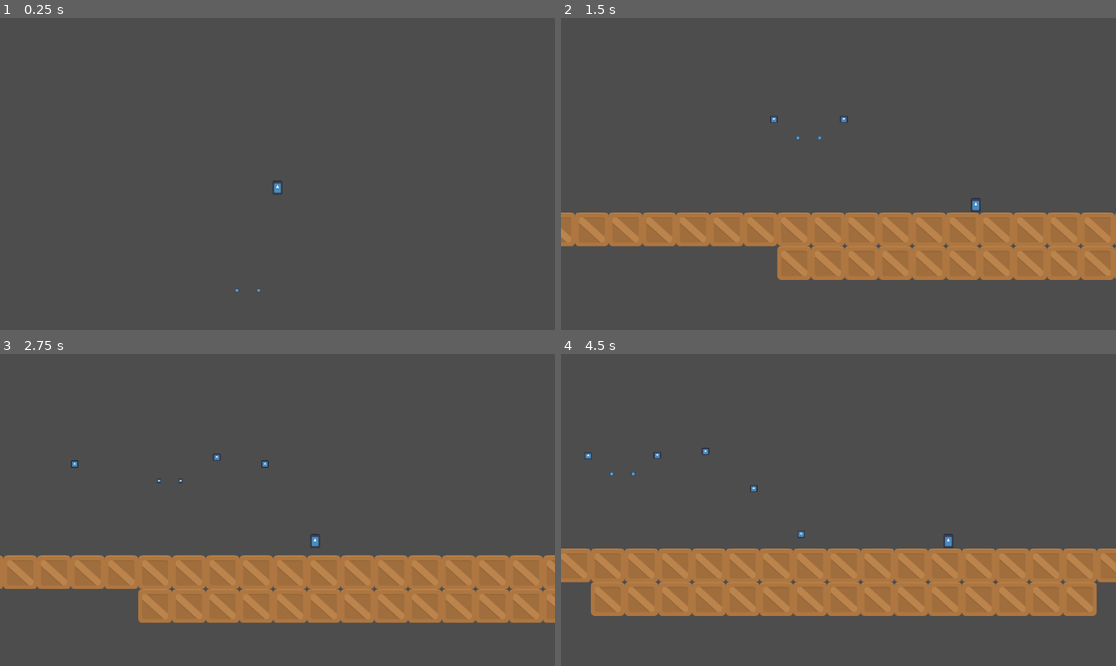
Above: before the commit, frames 1-4 (two rows, left to right).
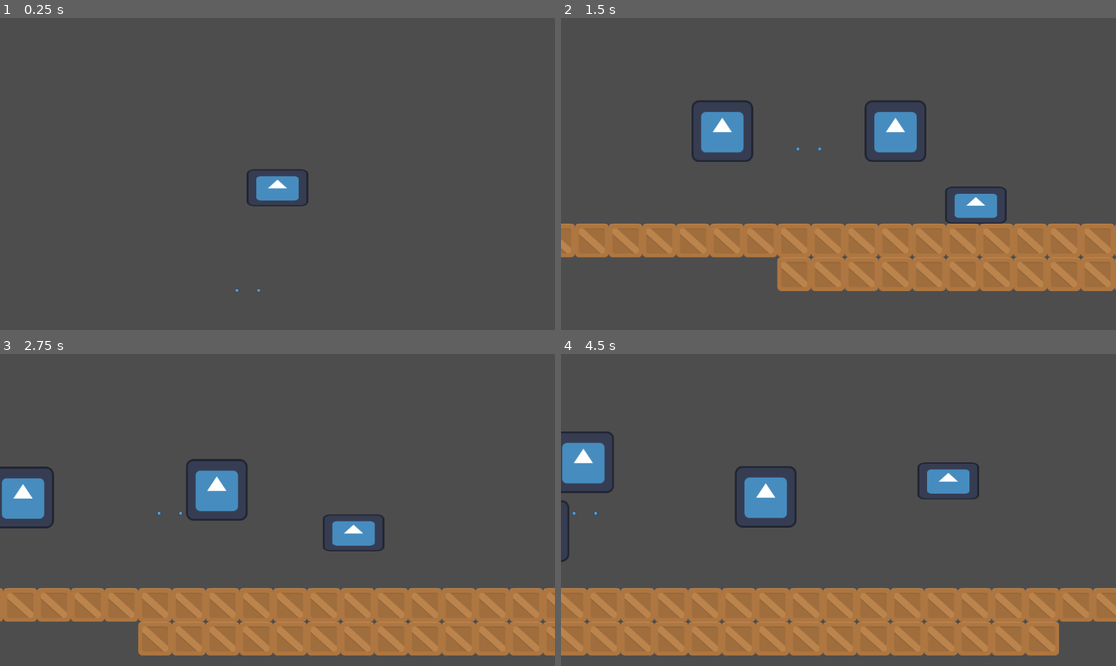
Above: after the commit, the same moments.

Repository: ManuelOteroFernandez/GGJ25
Game: Godot game, scene res://Enviroment/Game.tscn
The game is run twice, just before and just after one commit, with the same random seed, the same clock (stepped at 60 frames per second) and the same inputs. The engine's default icon, where the game draws it, is replaced by a stand-in: a white triangle on a blue panel in a dark square.
Inputs:
- Up to frame 1 (0.25 s): no input
- Up to frame 2 (1.5 s): tap Enter (ui_accept) at 0.5, 0.77 s; hold Right (ui_right) from 0.53 s (still down)
- Up to frame 3 (2.75 s): tap Enter (ui_accept) at 1.52 s; release Right (ui_right) at 2.03 s; hold Left (ui_left) from 2.03 s (still down)
- Up to frame 4 (4.5 s): release Left (ui_left) at 2.78 s; hold Right (ui_right) 2.78-4.28 s; tap Enter (ui_accept) at 3.02, 3.77 s; hold Left (ui_left) from 4.28 s (still down)

The runs differ from the first frame. In frame 1, 0.8% of the frame differs, in the area x 44-56%, y 48-61%; in frame 2, 14%; in frame 3, 25%; in frame 4, 31%, in the area x 0-100%, y 24-97%.

Commit message:
retoquesBubble/character

Diff:
--- a/Bubble/Bubble.tscn
+++ b/Bubble/Bubble.tscn
@@ -18,6 +18,7 @@
 "
 
 [sub_resource type="CircleShape2D" id="CircleShape2D_5owta"]
+radius = 85.0235
 
 [sub_resource type="SpriteFrames" id="SpriteFrames_yp2d7"]
 animations = [{
@@ -45,7 +46,6 @@
 debug_color = Color(0, 0.596117, 0.721825, 0.42)
 
 [node name="AnimatedSprite2D" type="AnimatedSprite2D" parent="RigidBody2D"]
-scale = Vector2(0.12, 0.12)
 sprite_frames = SubResource("SpriteFrames_yp2d7")
 
 [node name="VisibleOnScreenNotifier2D" type="VisibleOnScreenNotifier2D" parent="."]
--- a/Bubble/bubble.gd
+++ b/Bubble/bubble.gd
@@ -22,15 +22,14 @@
 
 
 func onCollisionEnter(body: Node) -> void:
+	if body.is_in_group("Player"):
+		queue_free()
 	if body.is_in_group("Bubbles"):
 		endurance += (body.get_parent() as Bubble).endurance
 		direction += (body.get_parent() as Bubble).direction
 		bubbleT = GameController.bubbleType.purple
 		body.get_parent().free()
 
-	if body.is_in_group("Player"):
-		queue_free()
-
 
 
 func _on_visible_on_screen_notifier_2d_screen_exited() -> void:
--- a/Character/Character.tscn
+++ b/Character/Character.tscn
@@ -4,6 +4,8 @@
 [ext_resource type="Script" path="res://Character/character.gd" id="1_p7qbp"]
 
 [sub_resource type="CapsuleShape2D" id="CapsuleShape2D_3wk46"]
+radius = 38.0
+height = 126.0
 
 [sub_resource type="SpriteFrames" id="SpriteFrames_ktwkg"]
 animations = [{
@@ -20,11 +22,12 @@
 script = ExtResource("1_p7qbp")
 
 [node name="CollisionShape2D" type="CollisionShape2D" parent="."]
+rotation = 1.5708
 shape = SubResource("CapsuleShape2D_3wk46")
 
 [node name="AnimatedSprite2D" type="AnimatedSprite2D" parent="."]
 position = Vector2(-2.84217e-14, -2.98023e-08)
-scale = Vector2(0.15625, 0.226562)
+scale = Vector2(1, 0.6)
 sprite_frames = SubResource("SpriteFrames_ktwkg")
 
 [node name="Camera2D" type="Camera2D" parent="."]
--- a/Enviroment/Nivel1.tscn
+++ b/Enviroment/Nivel1.tscn
@@ -2,7 +2,7 @@
 
 [ext_resource type="Texture2D" uid="uid://b4leua1gagwx3" path="res://Enviroment/tiles_sheet.png" id="1_miv8u"]
 [ext_resource type="PackedScene" uid="uid://b8p160kb7yaso" path="res://Character/Character.tscn" id="2_iraho"]
-[ext_resource type="PackedScene" uid="uid://b3ylhln31lr80" path="res://Bubble/Bubble.tscn" id="3_es4dn"]
+[ext_resource type="PackedScene" uid="uid://dnn87aqvrb6mj" path="res://Bubble/BubbleGenerator.tscn" id="4_r4afi"]
 
 [sub_resource type="TileSetAtlasSource" id="TileSetAtlasSource_4elkm"]
 texture = ExtResource("1_miv8u")
@@ -166,12 +166,9 @@
 tile_set = SubResource("TileSet_c0dv3")
 
 [node name="CharacterBody2D" parent="Map" instance=ExtResource("2_iraho")]
-position = Vector2(1012, 501)
+position = Vector2(962, 589)
 
-[node name="Bubble" parent="Map" instance=ExtResource("3_es4dn")]
-position = Vector2(1233, 427)
-direction = Vector2(10, 0)
-
-[node name="Bubble2" parent="Map" instance=ExtResource("3_es4dn")]
-position = Vector2(1452, 427)
-direction = Vector2(-1, 0)
+[node name="BubbleGenerator" parent="." instance=ExtResource("4_r4afi")]
+position = Vector2(1491, 726)
+spawn_time = 4.0
+bubble_speed = Vector2(0, -200)
